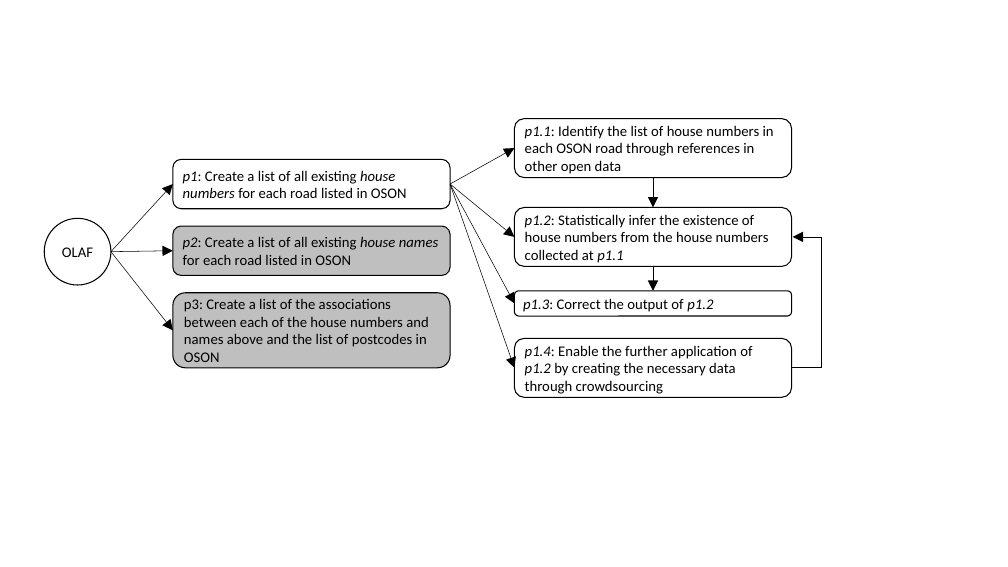
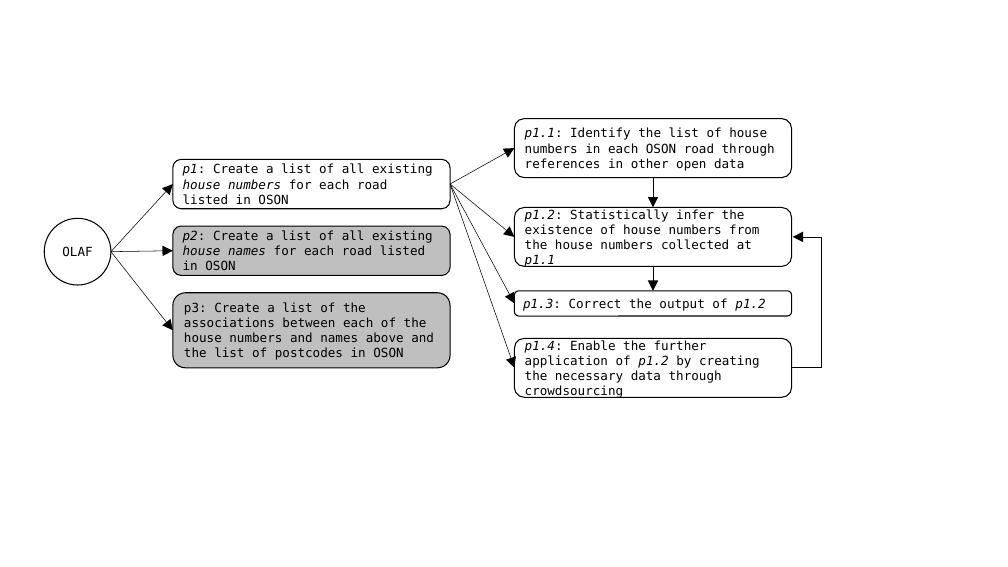
Before and after one commit to Digital-Contraptions-Imaginarium/OLAF-ICWE2016-paper, a slide deck: slide 5 of images_src/misc_powerpoint.pptx. Drawn at 1008x567 pixels with LibreOffice and Linux fonts; fonts in the diff are those of the drawing. Boxes give left, top, right and bottom in pixels: in the first picture for what was removed or moved away, otherwise in the second. Text is boxed around its words. In the diff, an @@ line names an element or a change of style, - is before the commit and + after.

```diff
--- a/images_src/misc_powerpoint.pptx
+++ b/images_src/misc_powerpoint.pptx
@@ size 14 to 12 pt, font Calibri to DejaVu Sans Mono in 8 elements at <box>44,219,110,285</box>, <box>173,160,451,209</box>, <box>173,226,451,275</box>, <box>173,293,451,368</box>, <box>514,119,792,178</box>, <box>514,207,792,266</box>, <box>514,339,792,398</box>, <box>514,291,792,316</box> @@
```
Also in this commit, not shown: 1 other slide changed, 2 other files.
